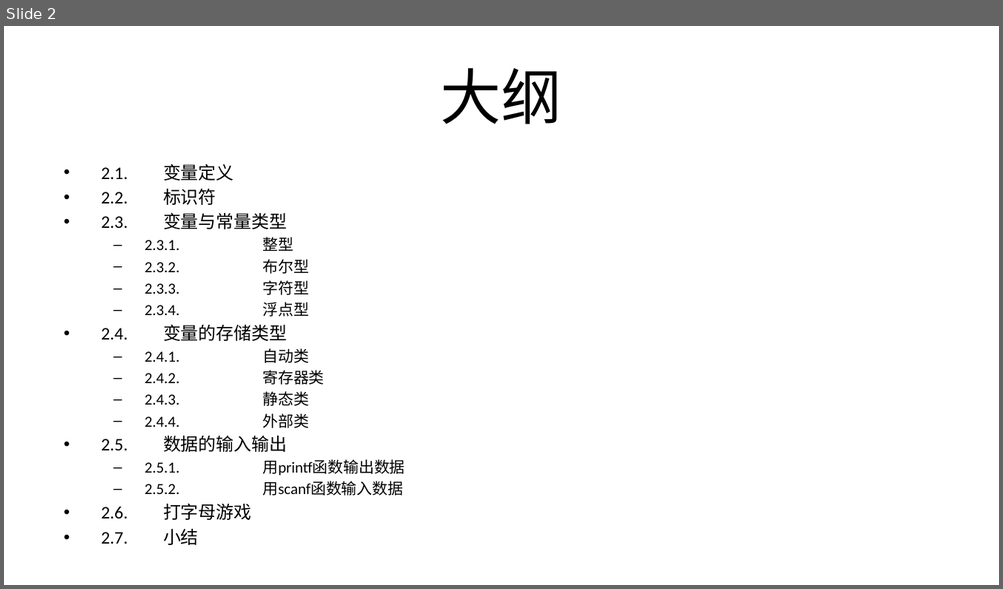
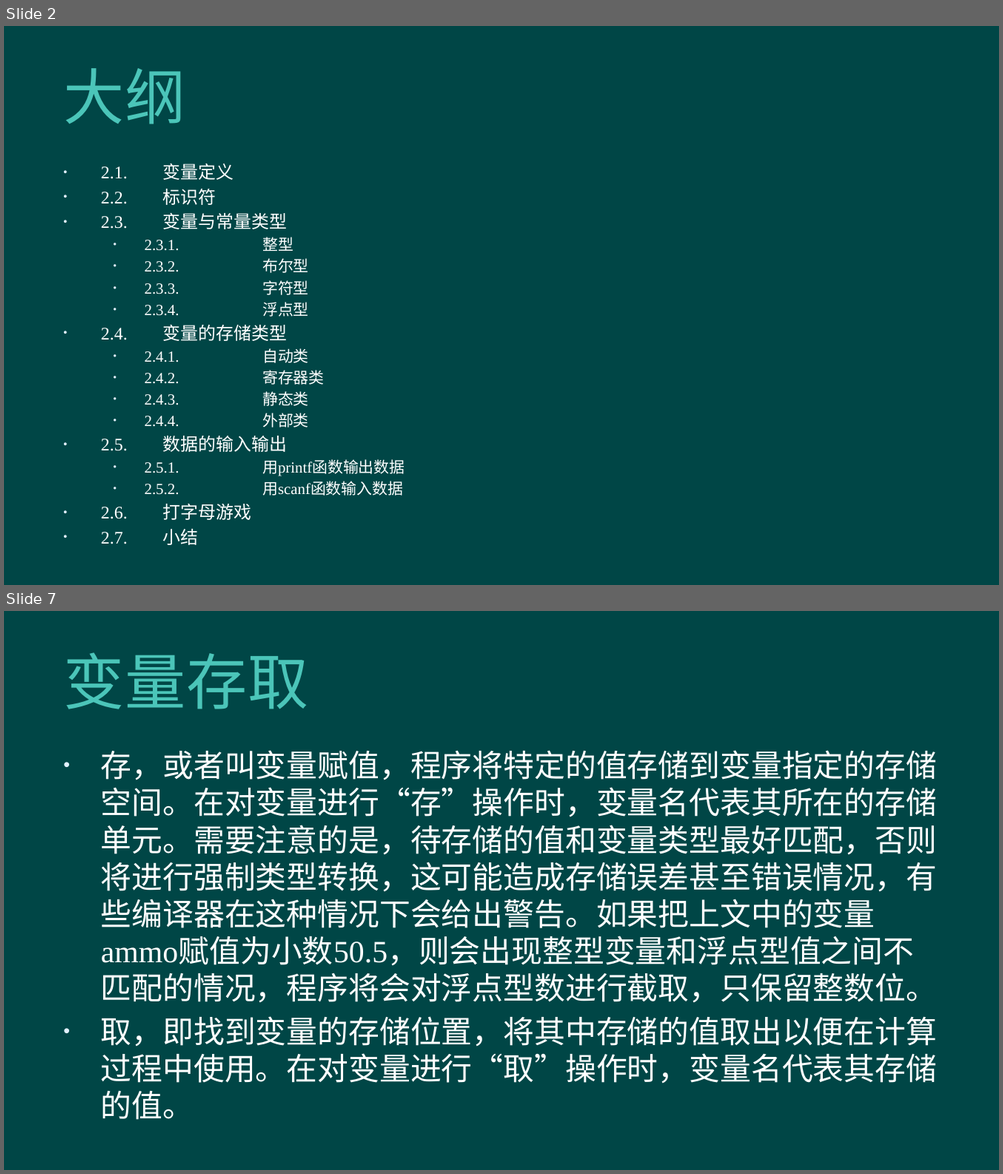
Before and after one commit to hanhonglei/Course_BasicGameProgramming, a slide deck: 第2章 变量和基本类型/第2章 变量和基本类型.pptx. Shown one above the other, each under a label of ours: slide 2 before the commit, slides 2 and 7 after it; the slides between them are not shown. The pictures are 1003x589 and 1003x1174 pixels, drawn with LibreOffice and Linux fonts; fonts in the diff are those of the drawing; background and template pictures are left out. Boxes give left, top, right and bottom in pixels: in the first picture for what was removed or moved away, otherwise in the second. Text is boxed around its words. In the diff, an @@ line names an element or a change of style, - is before the commit and + after.

```diff
--- a/第2章 变量和基本类型/第2章 变量和基本类型.pptx
+++ b/第2章 变量和基本类型/第2章 变量和基本类型.pptx
@@ slide 7 added at (4,611,999,1170), background #004646 @@
@@ title added at (63,652,308,709), 44 pt, text #4BC5B9 @@
+变量存取
@@ text added at (101,750,936,1120), 22.4 pt, text #FFFFFF @@
+• 存，或者叫变量赋值，程序将特定的值存储到变量指定的存储空间。在对变量进行“存”操作时，变量名代表其所在的存储单元。需要注意的是，待存储的值和变量类型最好匹配，否则将进行强制类型转换，这可能造成存储误差甚至错误情况，有些编译器在这种情况下会给出警告。如果把上文中的变量ammo赋值为小数50.5，则会出现整型变量和浮点型值之间不匹配的情况，程序将会对浮点型数进行截取，只保留整数位。
+• 取，即找到变量的存储位置，将其中存储的值取出以便在计算过程中使用。在对变量进行“取”操作时，变量名代表其存储的值。
@@ slide 2 changed as well @@
@@ background #FFFFFF to #004646 @@
@@ title "大纲" at (63,68,185,124): text colour #000000 to #4BC5B9, letter spacing 0 to 0.5 pt; alignment centre to left @@
@@ text "2.1. 变量定义" at (101,164,324,520): font Calibri to Times New Roman, text colour #000000 to #FFFFFF; bullet – to • @@
```
Also in this commit, not shown: 1 other slide changed, 45 other slides added, 1 other file.
